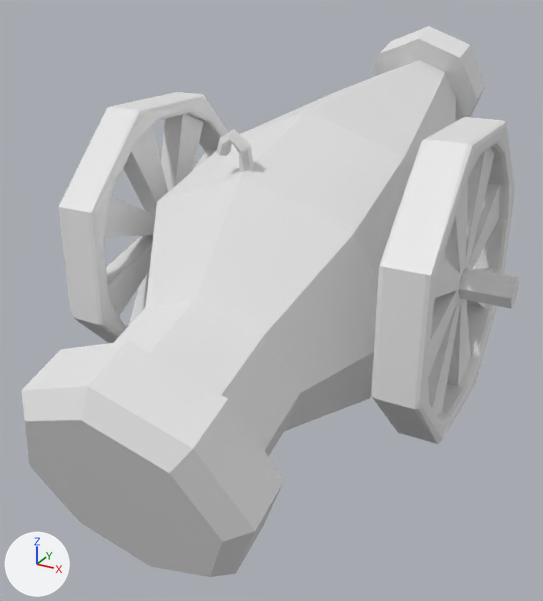
The Blender file BlenderMesh/Tower_1.blend, before and after one commit.
Camera for both pictures: a camera (50 mm lens) standing at (2.99, -5.91, 2.42) and looking at (-0.31, 0.09, -0.57). Every picture has the same lights, and +X, +Y and +Z are marked at lower left.
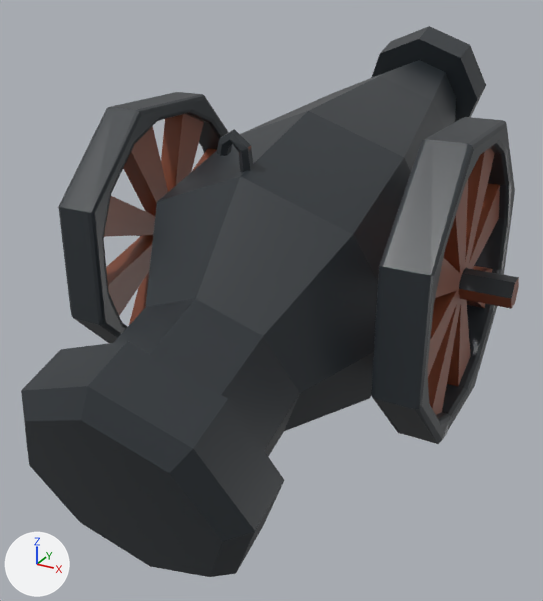
What differs and where, as boxes [x1, y1, x2, y2] in the pictures (543 x 601 px):
'Cylinder.005', recoloured (white to grey)
    both: [21, 26, 486, 577]
'Cylinder.002', recoloured
    both: [58, 92, 519, 444]

Patch to the scene script:
```diff
--- a/BlenderMesh/Tower_1.blend.py
+++ b/BlenderMesh/Tower_1.blend.py
@@ img_tower_1texture @@
+img_tower_1texture = load_image('Tower_1Texture', 'Tower_1Texture.png', 1024, 1024, 'sRGB')
@@ mat_material @@
+mat_material = principled_material('Material')
+mat_material.texture = img_tower_1texture
+mat_material.roughness = 0.4
@@ me_cylinder_008 @@
 me_cylinder_008.from_pydata(...)  # 774 vertices, 618 faces; spans x -1.02..0.98, y -1.0..1.0, z -1.46..1.46
+me_cylinder_008.materials.append(mat_material)  # picture img_tower_1texture
@@ me_cylinder_011 @@
 me_cylinder_011.from_pydata(...)  # 162 vertices, 152 faces; spans x -23.3..22.6, y -51.6..71.1, z -5.2..5.2
+me_cylinder_011.materials.append(mat_material)  # picture img_tower_1texture
```
